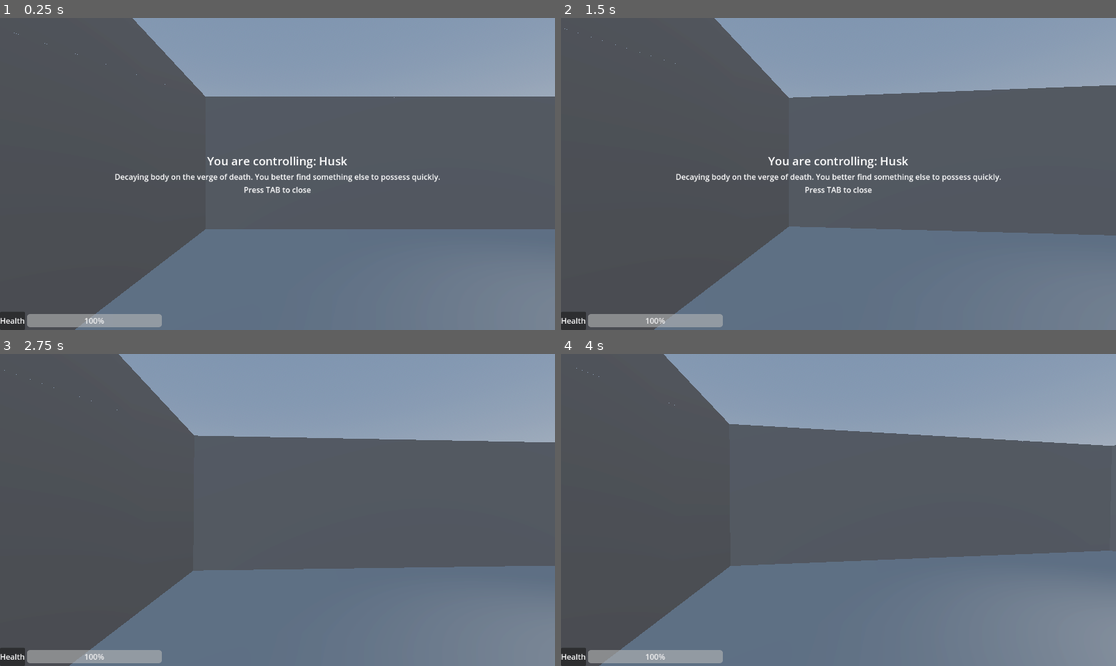
Above: before the commit, frames 1-4 (two rows, left to right).
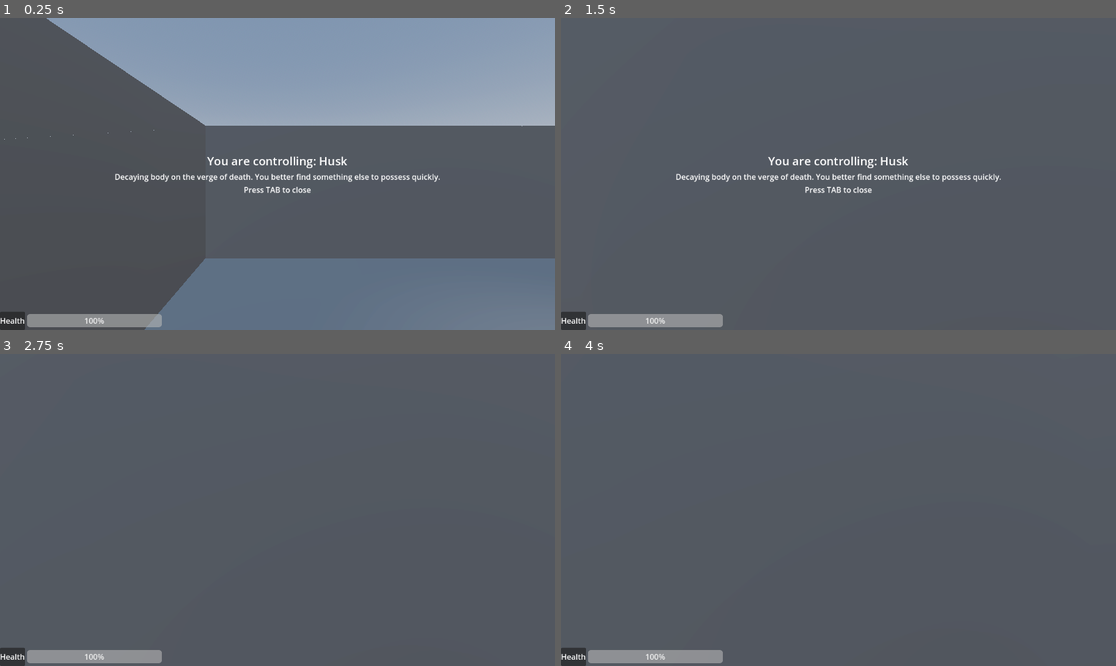
Above: after the commit, the same moments.

Repository: city-high-rider/soulswap
Game: Godot game, scene res://test_level.tscn
Two runs of this game, one before a commit and one after it. Both use one fixed random seed, a clock stepped at 60 frames per second and the inputs below.
Inputs (mouse positions are in pixels of both pictures, inside the frame that each line leads up to):
- Up to frame 1 (0.25 s): no input
- Up to frame 2 (1.5 s): move the mouse to (866, 174) at 0.52 s; hold W (forward) from 0.53 s (still down); tap F (possess) at 0.6 s; tap Space (jump) at 0.77 s; move the mouse to (810, 174) at 1.27 s; click (810, 174) at 1.35 s
- Up to frame 3 (2.75 s): keep holding W (forward); tap Space (jump) at 1.52 s; tap Enter at 2 s; move the mouse to (288, 503) at 2.02 s; tap Tab (toggle_info) at 2.1 s
- Up to frame 4 (4 s): keep holding W (forward); tap Space (jump) at 2.75, 3.02, 3.77 s; move the mouse to (832, 516) at 2.77 s; tap F (possess) at 2.85 s; tap Enter at 3.5 s; move the mouse to (877, 513) at 3.52 s; press the mouse at (877, 513) at 3.53 s

The runs differ from the first frame. In frame 1, 17% of the frame differs, in the area x 0-100%, y 0-100%; in frame 2, 38%; in frame 3, 43%; in frame 4, 46%, in the area x 2-100%, y 0-100%.

Commit message:
made ghost connect to body state machine

Diff:
--- a/components/possessable_body.gd
+++ b/components/possessable_body.gd
@@ -33,6 +33,5 @@
 func change_ghost(new_ghost: Ghost) -> void:
 	ghost_mount.change_ghost(new_ghost)
 
-
 func _on_ghost_mount_ghost_changed(new_ghost, is_player):
 	new_ghost.emitted_output.connect(_on_ghost_emitted_output)
--- a/components/states/body_state_machine.gd
+++ b/components/states/body_state_machine.gd
@@ -9,7 +9,14 @@
 # What is our current ghost?
 func _ready() -> void:
 	ghost_mount.ghost_changed.connect(_on_ghost_changed)
+	init(ghost_mount.shell)
+
+	for state in get_children().filter(func(c): return c is ShellState):
+		state.ghost = ghost_mount.ghost
 
 func _on_ghost_changed(new_ghost: Ghost, _is_player: bool) -> void:
-	for state in get_children().filter(func(c): true if c is ShellState else false):
+	for state in get_children().filter(func(c): return c is ShellState):
 		state.ghost = new_ghost
+
+func _physics_process(delta: float) -> void:
+	handle_physics(delta)
--- a/components/states/shell_states/move.gd
+++ b/components/states/shell_states/move.gd
@@ -16,7 +16,7 @@
 
 func handle_physics(delta: float) -> void:
 	# Accelerate in input direction.
-	user.velocity = user.velocity.move_toward(user.velocity + user.transform.basis * Vector3(ghost.input_direction.x, 0, ghost.input_direction.y), acceleration * delta)
+	user.velocity = user.velocity.move_toward(user.velocity + user.transform.basis * Vector3(ghost.input_direction.x, 0, -ghost.input_direction.y), acceleration * delta)
 
 	# Make sure that we don't go too fast!
 	user.velocity.x = clamp(user.velocity.x, -top_speed, top_speed)
--- a/test_level.tscn
+++ b/test_level.tscn
@@ -96,4 +96,4 @@
 size = Vector3(4.65079, 15.7742, 3.74762)
 
 [node name="Husk" parent="." instance=ExtResource("1_cbce8")]
-transform = Transform3D(1, 0, 0, 0, 1, 0, 0, 0, 1, -4.83718, 1.28248, 0)
+transform = Transform3D(1, 0, 0, 0, 1, 0, 0, 0, 1, -4.83718, 2.28248, 0)
